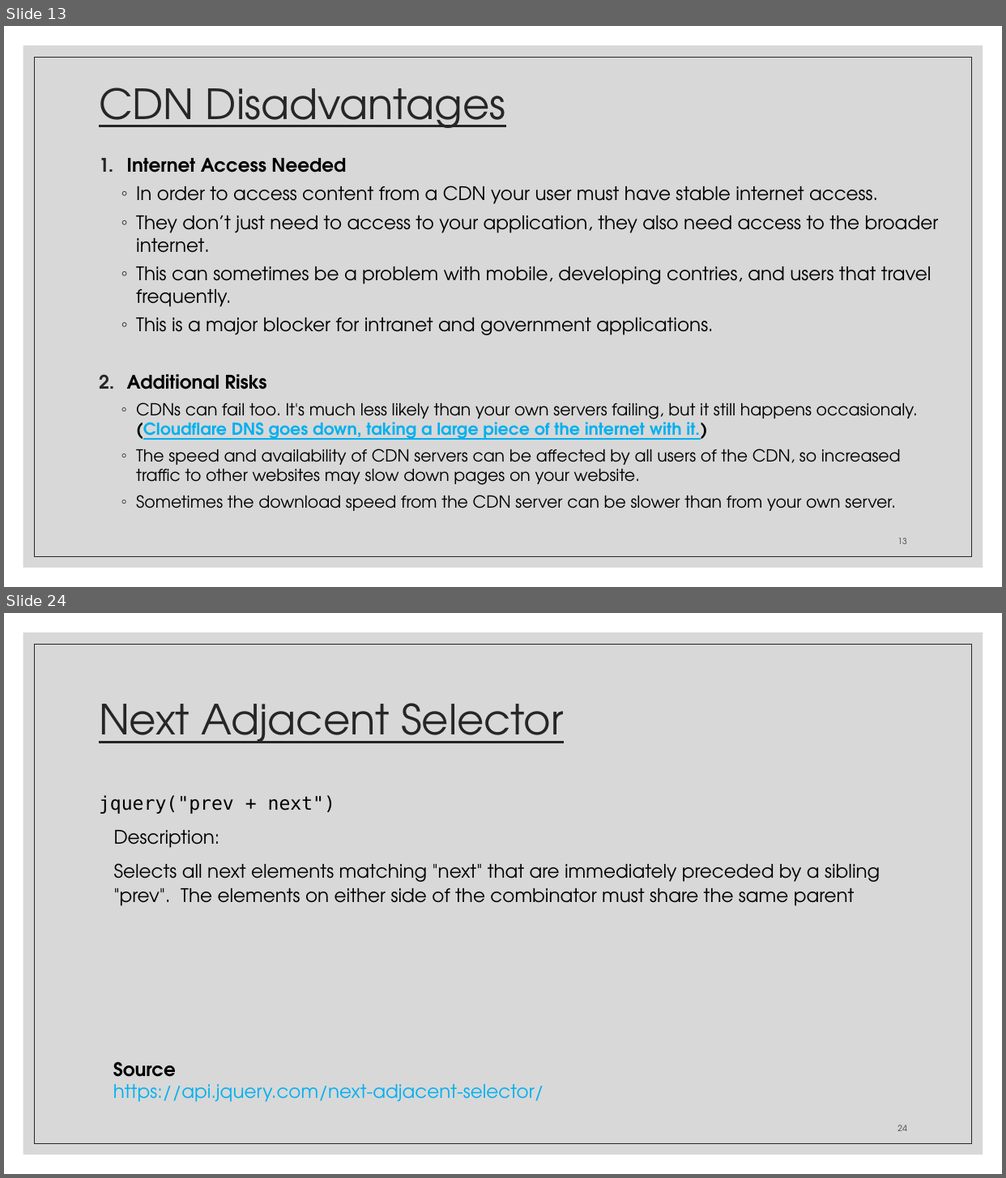
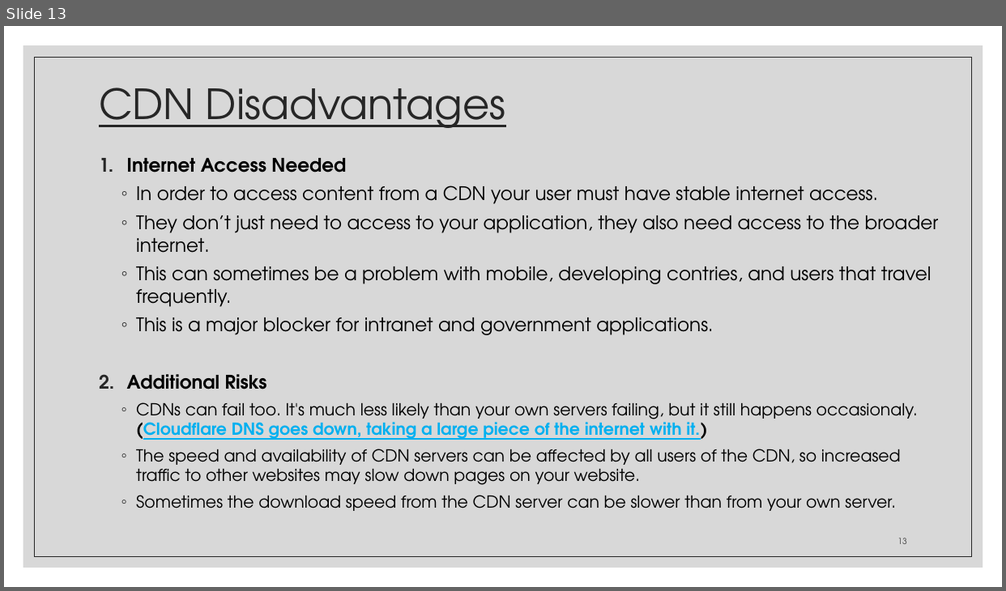
Before and after one commit to zackstotts/base-node-curriculum, a slide deck: unit_00/html_review/05 jQuery.pptx. Shown one above the other, each under a label of ours: slides 13 and 24 before the commit, slide 13 after it; the slides between them are not shown. The pictures are 1006x1178 and 1006x591 pixels, drawn with LibreOffice and Linux fonts; fonts in the diff are those of the drawing. Boxes give left, top, right and bottom in pixels: in the first picture for what was removed or moved away, otherwise in the second. Text is boxed around its words. In the diff, an @@ line names an element or a change of style, - is before the commit and + after.

Commit message:
jquery slides

```diff
--- a/unit_00/html_review/05 jQuery.pptx
+++ b/unit_00/html_review/05 jQuery.pptx
@@ slide 24 removed at (4, 613, 1002, 1174), background #FFFFFF; not listed: 2 template elements that a slide beside it also shows @@
@@ title removed at (99, 703, 564, 743) @@
-Next Adjacent Selector
@@ text removed at (99, 795, 880, 906) @@
-jquery("prev + next")
-Description:
-Selects all next elements matching "next" that are immediately preceded by a sibling "prev". The elements on either side of the combinator must share the same parent
@@ text removed at (113, 1062, 544, 1102) @@
-Source
-https://api.jquery.com/next-adjacent-selector/
@@ page number removed at (897, 1125, 906, 1131) @@
-24
```
Also in this commit, not shown: 12 slides changed, 15 slides added, 22 other slides removed.
